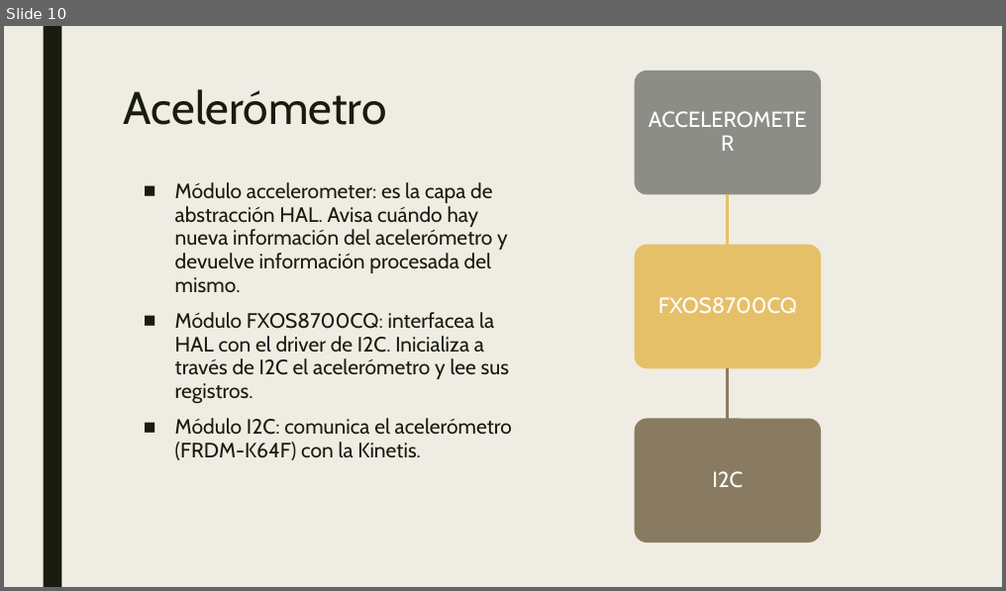
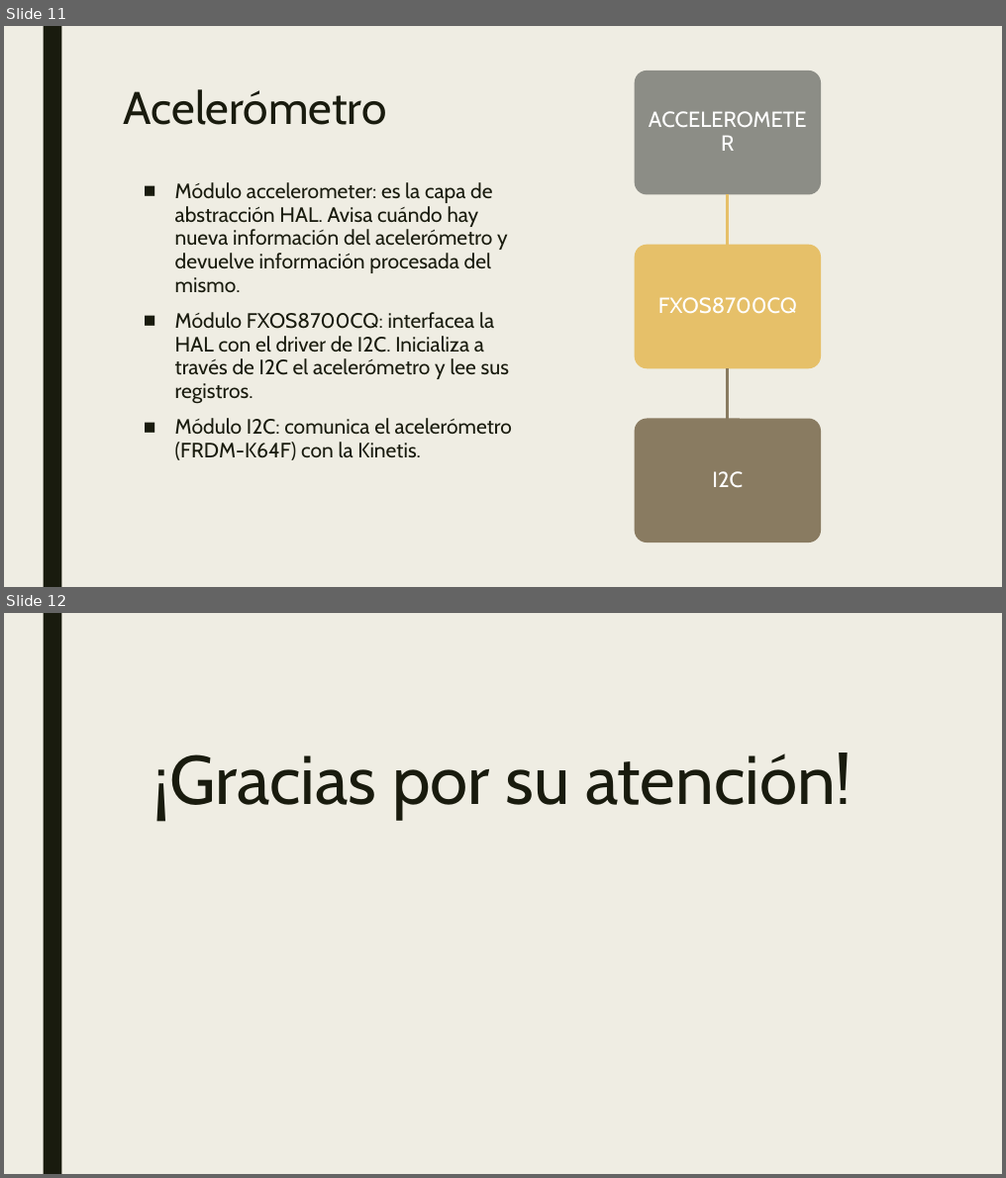
Before and after one commit to mlarroque/TP2-LABmicros, a slide deck: PPT/Comunicación serie.pptx. Shown one above the other, each under a label of ours: slide 10 before the commit, slides 11 and 12 after it. The pictures are 1006x591 and 1006x1178 pixels, drawn with LibreOffice and Linux fonts; fonts in the diff are those of the drawing. Boxes give left, top, right and bottom in pixels: in the first picture for what was removed or moved away, otherwise in the second. Text is boxed around its words. In the diff, an @@ line names an element or a change of style, - is before the commit and + after.

```diff
--- a/PPT/Comunicación serie.pptx
+++ b/PPT/Comunicación serie.pptx
@@ slide 12 added at bbox=[4, 613, 1002, 1174], background #EFEDE3; not listed: 1 template element that a slide beside it also shows @@
@@ title added at bbox=[154, 753, 851, 820], 66 pt, text #191B0E @@
+¡Gracias por su atención!
@@ what was slide 10 is now slide 11 @@
```
Also in this commit, not shown: 1 slide changed, 2 other slides added, 2 slides removed, 2 other files.
